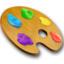
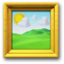
The second (64, 64) image is a revision of the first. Changes to its layers:
hid "Art Palette" over [0, 5, 63, 60]
showed "Picture Frame - 56px" over [3, 2, 59, 58]
